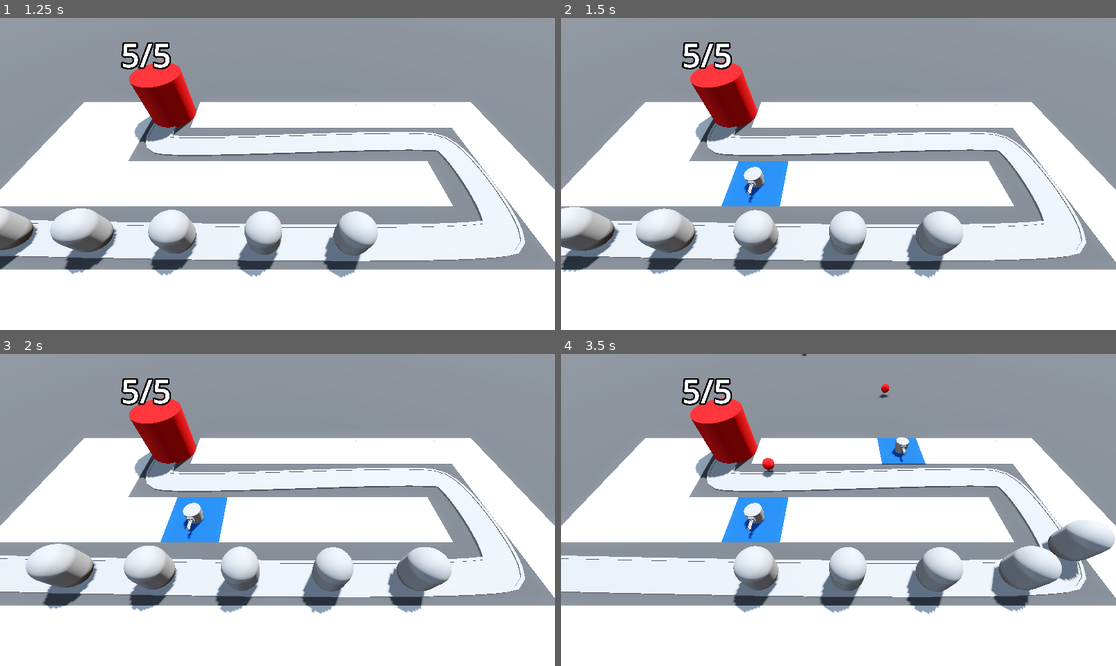
Above: before the commit, frames 1-4 (two rows, left to right).
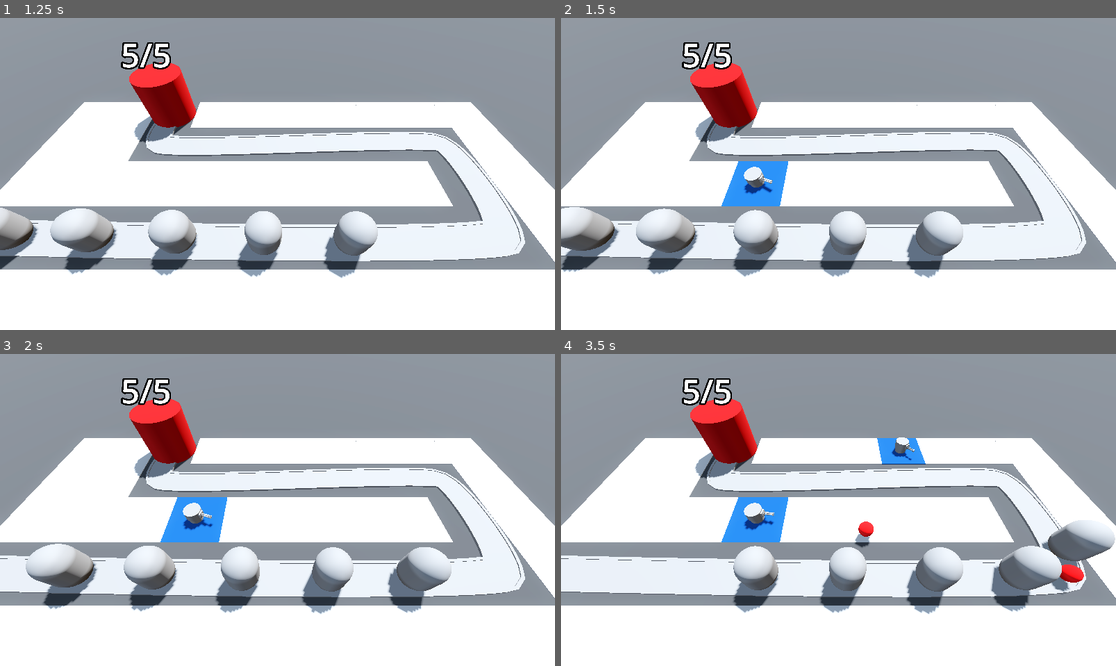
Above: after the commit, the same moments.

Repository: ericvennemeyer/BarbarianBlaster
Game: Godot game, scene res://base_level.tscn
Two runs of this game, one before a commit and one after it. Both use one fixed random seed, a clock stepped at 60 frames per second and the inputs below.
Inputs (mouse positions are in pixels of both pictures, inside the frame that each line leads up to):
- Up to frame 1 (1.25 s): move the mouse to (399, 158) at 0.52 s; press the mouse at (399, 158) at 0.53 s
- Up to frame 2 (1.5 s): move the mouse to (727, 189) at 1.27 s; release the mouse at (727, 189) at 1.28 s; click (727, 189) at 1.35 s
- Up to frame 3 (2 s): no input
- Up to frame 4 (3.5 s): move the mouse to (894, 441) at 2.02 s; press the mouse at (894, 441) at 2.03 s; move the mouse to (810, 572) at 2.77 s; release the mouse at (810, 572) at 2.78 s; click (810, 572) at 2.85 s

Frame 1 is identical in both runs. In frame 2, 0.1% of the frame differs, in the area x 33-39%, y 47-60%; in frame 3, 0.1%; in frame 4, 0.8%, in the area x 33-95%, y 0-78%.

Commit message:
3.18 -- Aiming the Turrets

Diff:
--- a/Turret/turret.gd
+++ b/Turret/turret.gd
@@ -1,12 +1,19 @@
 extends Node3D
 
+var enemy_path: Path3D
 
 @export var projectile: PackedScene
 
 @onready var projectile_spawn_point: Marker3D = $TurretBase/TurretTop/BarrelBase/ProjectileSpawnPoint
 
 
+func _physics_process(delta: float) -> void:
+	var enemy = enemy_path.get_children().back()
+	look_at(enemy.global_position, Vector3.UP, true)
+
+
 func _on_timer_timeout() -> void:
 	var new_projectile = projectile.instantiate()
 	new_projectile.global_position = projectile_spawn_point.global_position
 	add_child(new_projectile)
+	new_projectile.direction = global_transform.basis.z
--- a/base_level.tscn
+++ b/base_level.tscn
@@ -124,7 +124,8 @@
 [node name="Base" parent="." instance=ExtResource("3_eesb3")]
 transform = Transform3D(1, 0, 0, 0, 1, 0, 0, 0, 1, -10, 0, 2)
 
-[node name="TurretManager" type="Node3D" parent="."]
+[node name="TurretManager" type="Node3D" parent="." node_paths=PackedStringArray("enemy_path")]
 transform = Transform3D(1, 0, 0, 0, 1, 0, 0, 0, 1, 0, 0, 10)
 script = ExtResource("5_ftfrf")
 turret = ExtResource("6_u2wky")
+enemy_path = NodePath("../Path3D")
--- a/turret_manager.gd
+++ b/turret_manager.gd
@@ -2,9 +2,11 @@
 
 
 @export var turret: PackedScene
+@export var enemy_path: Path3D
 
 
 func build_turret(turret_position: Vector3) -> void:
 	var new_turret = turret.instantiate()
 	add_child(new_turret)
 	new_turret.global_position = turret_position
+	new_turret.enemy_path = enemy_path
